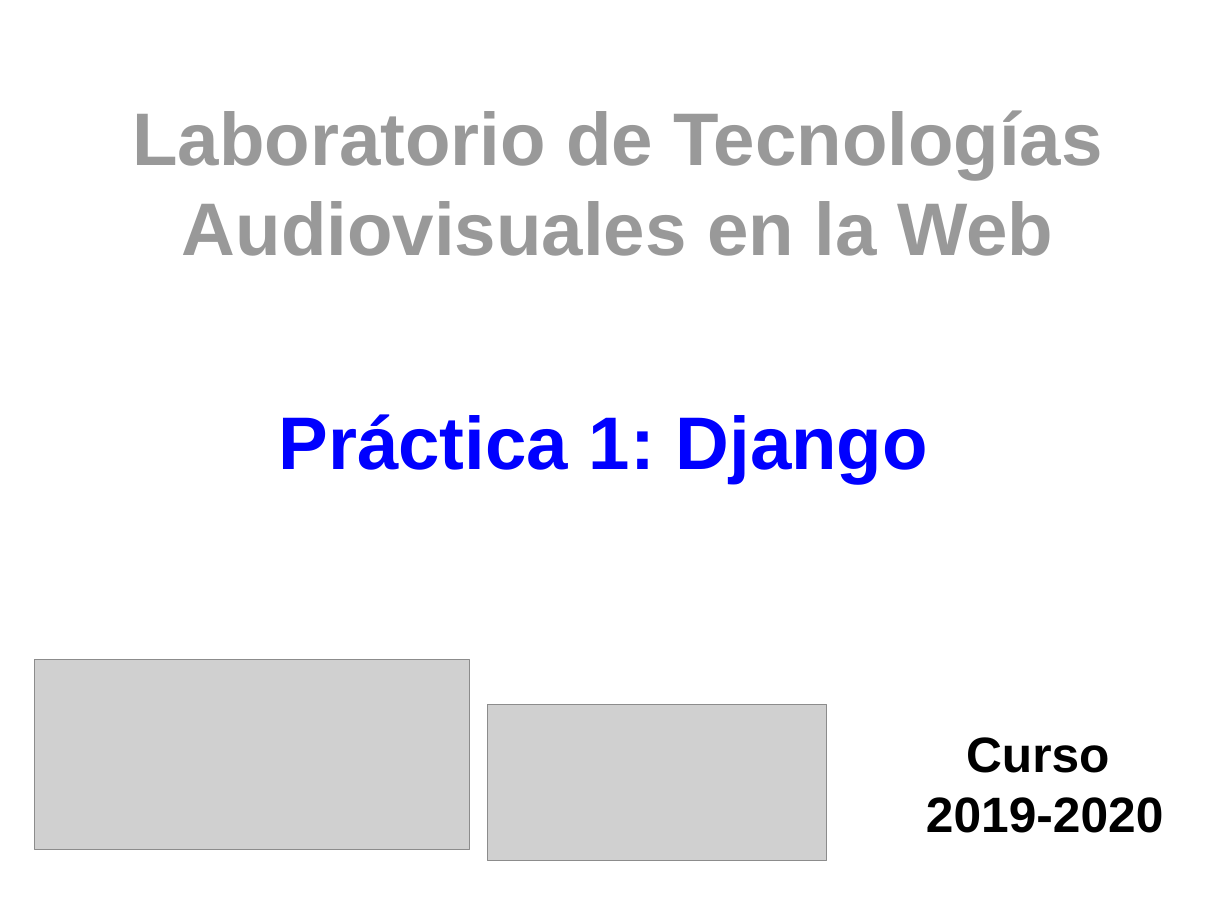
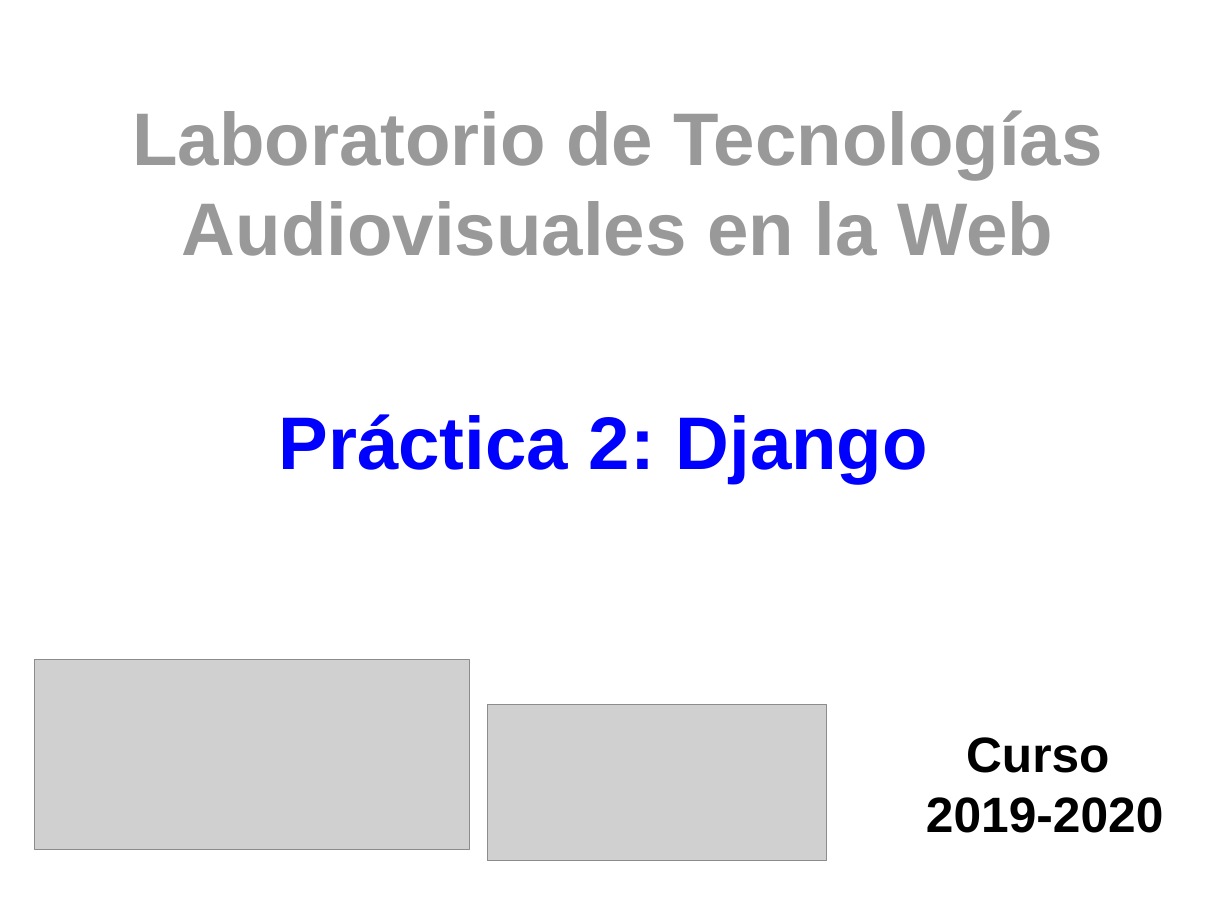
Before and after one commit to myTeachingURJC/2019-2020-LTAW, a slide deck: slide 1 of L04/Portada/Portada.odp. Drawn at 1232x924 pixels with LibreOffice and Linux fonts; fonts in the diff are those of the drawing; grey boxes stand for pictures. Boxes give left, top, right and bottom in pixels: in the first picture for what was removed or moved away, otherwise in the second. Text is boxed around its words. In the diff, an @@ line names an element or a change of style, - is before the commit and + after.

```diff
--- a/L04/Portada/Portada.odp
+++ b/L04/Portada/Portada.odp
@@ title at (278, 414, 928, 483): text changed @@
-Práctica 1: Django
+Práctica 2: Django
```
Also in this commit, not shown: 1 other file.
